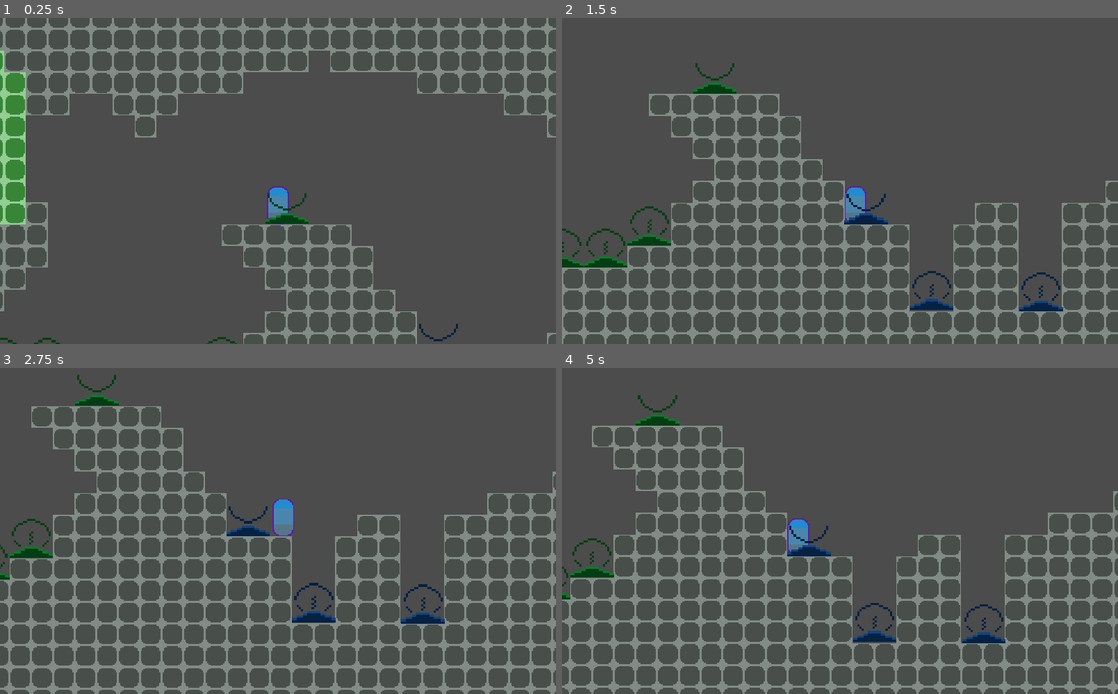
Above: before the commit, frames 1-4 (two rows, left to right).
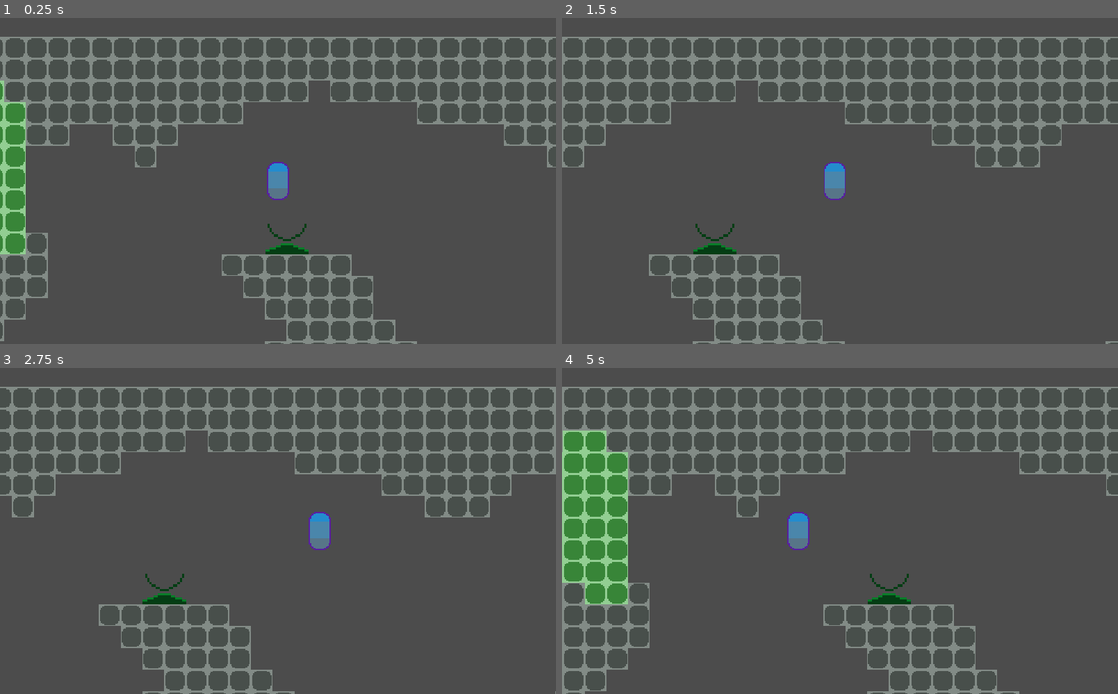
Above: after the commit, the same moments.

Repository: demanxd/YAPS_BO
Game: Godot game, scene res://tscn_folders/Tavern.tscn
Same seed, same stepped clock (60 frames per second), same inputs: the game is played once before the commit and once after it. This scene is started directly instead of the project's main scene.
Inputs:
- Up to frame 1 (0.25 s): no input
- Up to frame 2 (1.5 s): tap Enter at 0.5 s; hold D (move_right) 0.53-1.28 s; tap Space (jump) at 0.6, 0.77, 1.07, 1.35 s; hold A (move_left) from 1.28 s (still down)
- Up to frame 3 (2.75 s): tap Space (jump) at 1.52, 1.82, 2.1 s; release A (move_left) at 2.03 s; hold D (move_right) from 2.03 s (still down)
- Up to frame 4 (5 s): tap Space (jump) at 2.85, 3.02, 3.32, 3.6, 3.77, 4.07, 4.35, 4.52, 4.82 s; release D (move_right) at 3.53 s; hold A (move_left) from 3.53 s (still down)

The runs differ from the first frame. In frame 1, 16% of the frame differs, in the area x 0-100%, y 0-100%; in frame 2, 21%; in frame 3, 25%; in frame 4, 29%, in the area x 0-100%, y 5-100%.

Commit message:
Trying to get fine jumping

Diff:
--- a/Project_Rise/godot/BlockOut/Actor.gd
+++ b/Project_Rise/godot/BlockOut/Actor.gd
@@ -15,7 +15,6 @@
 onready var speed = Vector2.ZERO
 export var local_direction = Vector2.ZERO
 
-onready var is_jump_interrupted
 
 
 const FLOOR_NORMAL = Vector2.UP
--- a/Project_Rise/godot/BlockOut/aux_tscn/Empty_scene.tscn
+++ b/Project_Rise/godot/BlockOut/aux_tscn/Empty_scene.tscn
@@ -17,9 +17,9 @@
 [node name="Player" parent="." instance=ExtResource( 2 )]
 position = Vector2( 656, -16 )
 collision_mask = 35
-speed_base = Vector2( 220, 300 )
+speed_base = Vector2( 220, 5 )
 is_moveble = true
-MAX_JUMP_DISTANCE = 500
+MAX_JUMP_DISTANCE = 120
 
 [node name="MainCamera" parent="Player" instance=ExtResource( 3 )]
 current = true
--- a/Project_Rise/godot/BlockOut/aux_tscn/Player.gd
+++ b/Project_Rise/godot/BlockOut/aux_tscn/Player.gd
@@ -6,8 +6,6 @@
 
 const FLOOR_DETECT_DISTANCE = 20.0
 export var MAX_JUMP_DISTANCE = 0
-var JUMP_DISTANCE = 0 #jump upper position
-var IN_AIR = false
 var in_jump = false
 
 export(String) var action_suffix = ""
@@ -46,52 +44,22 @@
 func _physics_process(_delta):
 
 	if is_moveble:
-#		if Input.get_action_strength("run"):
-#			is_run = true
-#		else:
-#			is_run = false
 
 		var direction = get_direction()
-#		if debug:
-#			print_debug(self.name + ": direction = " + String(direction))
 
-		if direction.y == -1:
-			is_jump_interrupted = true
-		else:
-			is_jump_interrupted = false
-
-#		if debug:
-#			print_debug(self.name + ": is_jump_interrupted = " + String(is_jump_interrupted))
-
-		_velocity = calculate_move_velocity(_velocity, direction, speed, is_jump_interrupted)
+		_velocity = calculate_move_velocity(_velocity, direction, speed)
 
 		var snap_vector = Vector2.DOWN * FLOOR_DETECT_DISTANCE if direction.y == 0.0 else Vector2.ZERO
-#		var is_on_platform = platform_detector.is_colliding()
 		var is_on_platform = is_on_floor()
-#		if debug:
-#			print_debug(self.name + ": is_on_platform = " + String(is_on_floor()))
+#		jump()
 
-#		if Input.is_action_just_pressed("jump" + action_suffix):
-#			if self.is_on_floor():
-#				if _velocity.y <= MAX_JUMP_DISTANCE:
-#					_velocity.y -= speed.y * gravity
-#		elif !self.is_on_floor():
-#			_velocity.y += speed.y * gravity
-#		else:
-#			_velocity.y = 0
-		jump()
-#		_velocity.y += gravity
-
-		if (_velocity.y >= max_h):
-			max_h = _velocity.y
+		if (-_velocity.y >= max_h):
+			max_h = -_velocity.y
 
 		if debug:
 			print_debug(self.name + ": max_h = " + String(max_h))
 
 		_velocity = move_and_slide(_velocity, Vector2.UP)
-#		_velocity = move_and_slide_with_snap(
-#			_velocity, snap_vector, FLOOR_NORMAL, not is_on_platform, 4, 0.9, false
-#			)
 		for i in get_slide_count():
 			var collision = get_slide_collision(i)
 			if collision.collider.has_method("collide_with"):
@@ -104,7 +72,7 @@
 			in_jump = true
 		if _velocity.y >= -MAX_JUMP_DISTANCE and in_jump:
 			_velocity.y -= speed.y * gravity
-			if _velocity.y <= MAX_JUMP_DISTANCE:
+			if _velocity.y <= -MAX_JUMP_DISTANCE:
 				in_jump = false
 	elif not self.is_on_floor() and not in_jump:
 		_velocity.y += speed.y * gravity
@@ -116,8 +84,8 @@
 	return Vector2(
 		Input.get_action_strength("move_right" + action_suffix)
 			- Input.get_action_strength("move_left" + action_suffix),
-			-1
-			if is_on_floor() and Input.is_action_just_pressed("jump" + action_suffix)
+			1
+			if self.is_on_floor() and Input.is_action_just_pressed("jump" + action_suffix)
 			else 0
 	)
 
@@ -127,8 +95,7 @@
 func calculate_move_velocity(
 	linear_velocity,
 	direction,
-	speed,
-	is_jump_interrupted
+	speed
 ):
 	var velocity = linear_velocity
 	velocity.x = speed.x * direction.x
@@ -138,6 +105,18 @@
 #		# Decrease the Y velocity by multiplying it, but don't set it to 0
 #		# as to not be too abrupt.
 #		velocity.y *= 0.4
+	if direction.y:
+		in_jump = true
+	if in_jump:
+		if _velocity.y >= -MAX_JUMP_DISTANCE and in_jump:
+			_velocity.y -= speed.y * gravity
+			if _velocity.y <= -MAX_JUMP_DISTANCE:
+				in_jump = false
+	elif not in_jump:
+		_velocity.y += speed.y * gravity
+	else:
+		_velocity.y = 0
+
 	return velocity
 
 
--- a/Project_Rise/godot/BlockOut/aux_tscn/Player.tscn
+++ b/Project_Rise/godot/BlockOut/aux_tscn/Player.tscn
@@ -9,7 +9,9 @@
 [node name="Player" type="KinematicBody2D"]
 collision_mask = 33
 script = ExtResource( 2 )
+speed_base = Vector2( 216, 5 )
 debug = true
+MAX_JUMP_DISTANCE = 900
 
 [node name="Sprite" type="Sprite" parent="."]
 texture = ExtResource( 1 )
--- a/Project_Rise/godot/BlockOut/project.godot
+++ b/Project_Rise/godot/BlockOut/project.godot
@@ -85,7 +85,7 @@
 
 2d/physics_engine="GodotPhysics"
 2d/cell_size=20
-2d/default_gravity=5
+2d/default_gravity=1
 
 [rendering]
 
